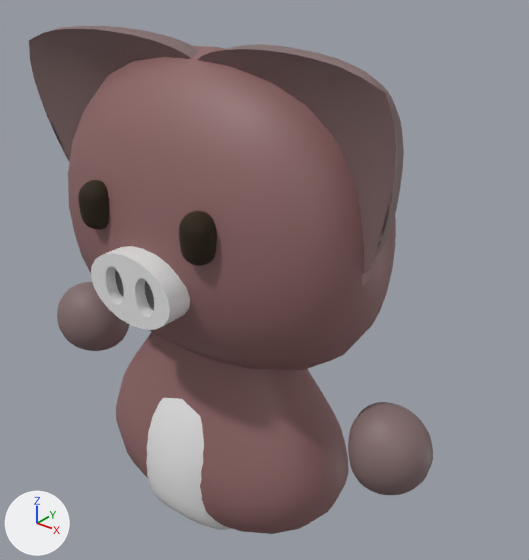
The FBX model game_client/model/blackpig.fbx, before and after one commit.
Both versions are drawn from a 50 mm lens placed at (0.053, -0.0583, 0.0712), pointed at (0.0034, 0.0037, 0.0328). Every picture has the same lights, and +X, +Y and +Z are marked at lower left. Where no turn or scale is listed for an object, it has been applied to the vertices.

Names of what the first picture shows: 'body', 'face', 'l_ear', 'l_eye', 'l_hand', 'nose', 'r_ear', 'r_eye', 'r_hand', 'stomach'.
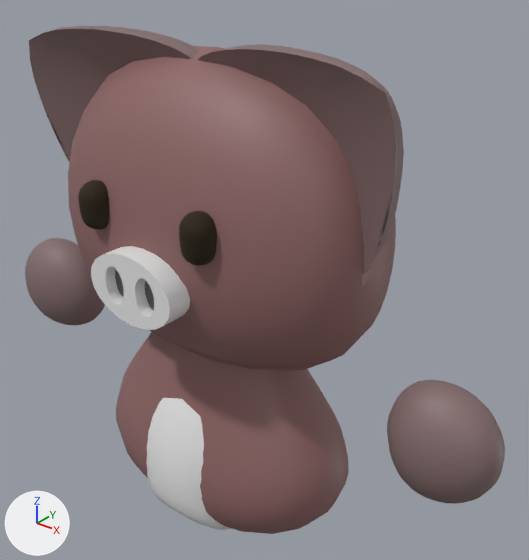
What differs and where, as boxes (x1, y1, x2, y2) in the pictures (529 x 560 px):
'l_hand', moved, rescaled (38% wider, 33% taller): before (348, 402, 433, 495); after (387, 380, 505, 504)
'r_hand', moved, rescaled (9% wider, 26% taller): before (57, 282, 130, 351); after (25, 238, 105, 325)

The edits, one by one:
Object 'l_hand' (ob_l_hand) moves from (0.0, 0.0, 0.0) to (-0.0013, 0.0, -0.0023).
Object 'l_hand' (ob_l_hand) is rescaled from (0.01, 0.01, 0.01) to (0.013, 0.013, 0.01).
Object 'r_hand' (ob_r_hand) moves from (0.0, 0.0, 0.0) to (0.0016, 0.0, -0.0024).
Object 'r_hand' (ob_r_hand) is rescaled from (0.01, 0.01, 0.01) to (0.013, 0.013, 0.01).
